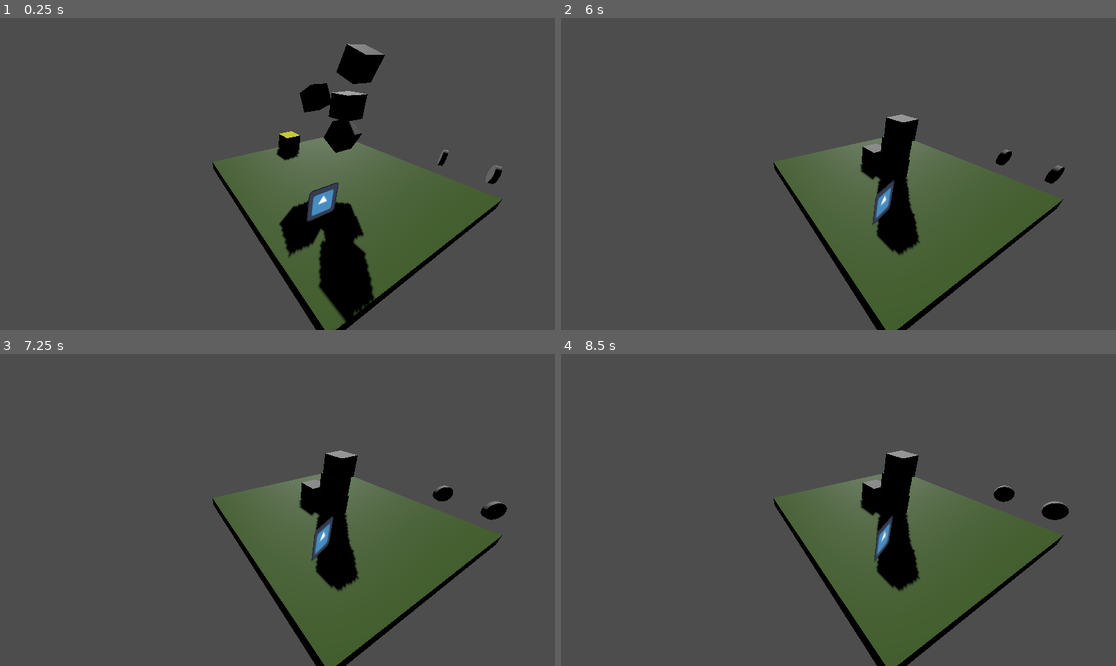
Above: before the commit, frames 1-4 (two rows, left to right).
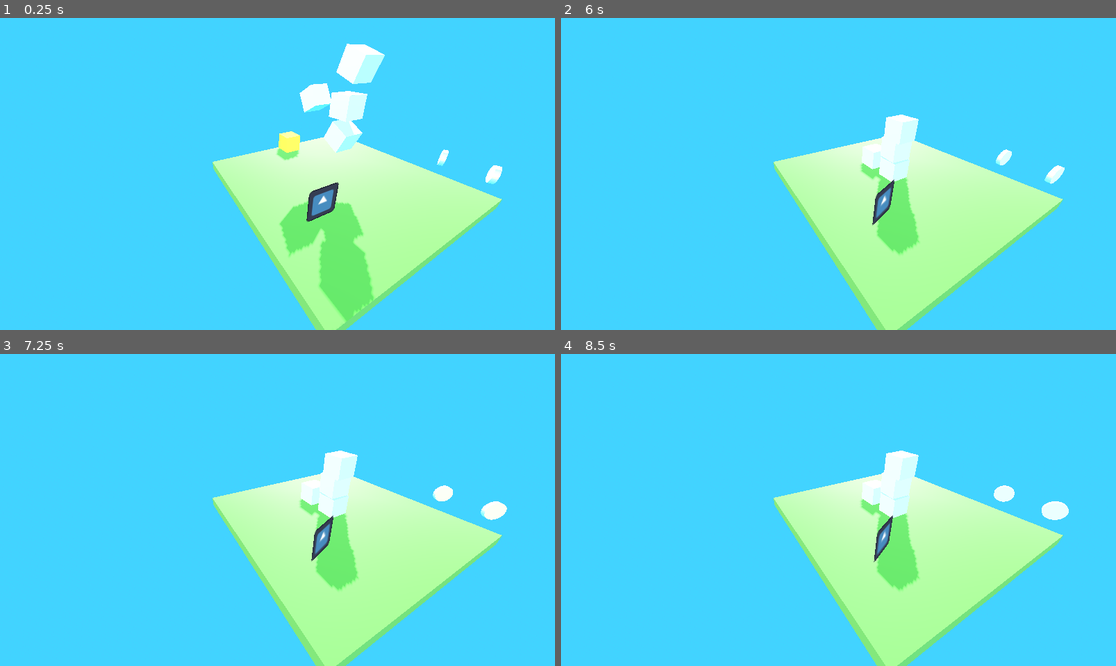
Above: after the commit, the same moments.

Repository: anaktas24/Godot-3D
Game: Godot game, scene res://level1.tscn
The game is run twice, just before and just after one commit, with the same random seed, the same clock (stepped at 60 frames per second) and the same inputs. The engine's default icon, where the game draws it, is replaced by a stand-in: a white triangle on a blue panel in a dark square.
Inputs:
- Up to frame 1 (0.25 s): no input
- Up to frame 2 (6 s): tap Enter (ui_accept) at 0.5, 0.77, 1.52, 3.02, 3.77, 4.52 s; hold Right (ui_right) 0.53-1.28 s; hold Down (ui_down) 1.28-2.03 s; hold Right (ui_right) 2.03-2.78 s; hold Up (ui_up) 2.78-3.53 s; hold Left (ui_left) 3.53-5.03 s; hold Down (ui_down) 5.03-5.78 s; hold Right (ui_right) from 5.78 s (still down)
- Up to frame 3 (7.25 s): tap Enter (ui_accept) at 6.02, 6.77 s; release Right (ui_right) at 6.53 s; hold Up (ui_up) from 6.53 s (still down)
- Up to frame 4 (8.5 s): release Up (ui_up) at 7.28 s; hold Right (ui_right) 7.28-8.03 s; tap Enter (ui_accept) at 7.52 s; hold Down (ui_down) from 8.03 s (still down)

The runs differ from the first frame. In frame 1, 100% of the frame differs, in the area x 0-100%, y 0-100%; in frame 2, 100%; in frame 3, 100%; in frame 4, 100%.

Commit message:
Update level1.tscn

Diff:
--- a/level1.tscn
+++ b/level1.tscn
@@ -16,6 +16,23 @@
 
 [sub_resource type="BoxShape3D" id="BoxShape3D_8umuy"]
 size = Vector3(10, 0.5, 10)
+
+[sub_resource type="ProceduralSkyMaterial" id="ProceduralSkyMaterial_1gh3q"]
+sky_top_color = Color(0.0588235, 0.396078, 0.94902, 1)
+sky_horizon_color = Color(0.576471, 0.223529, 0, 1)
+sky_curve = 0.47075
+ground_bottom_color = Color(0.0588235, 0.188235, 0.270588, 1)
+sun_angle_max = 70.0
+
+[sub_resource type="Sky" id="Sky_7ewdb"]
+sky_material = SubResource("ProceduralSkyMaterial_1gh3q")
+radiance_size = 4
+
+[sub_resource type="Environment" id="Environment_tq827"]
+background_mode = 2
+background_energy_multiplier = 4.4
+sky = SubResource("Sky_7ewdb")
+sky_custom_fov = 22.5
 
 [node name="Level1" type="Node3D"]
 
@@ -63,3 +80,6 @@
 
 [node name="Coin2" parent="." instance=ExtResource("5_b6ubc")]
 transform = Transform3D(0.00272801, -0.103694, -0.994605, -0.999654, -0.0262991, 0, -0.0261572, 0.994261, -0.10373, 1.90105, 2.03429, 4.83425)
+
+[node name="WorldEnvironment" type="WorldEnvironment" parent="."]
+environment = SubResource("Environment_tq827")
Not shown: 1 places in level1.tscn that only renumber resources
